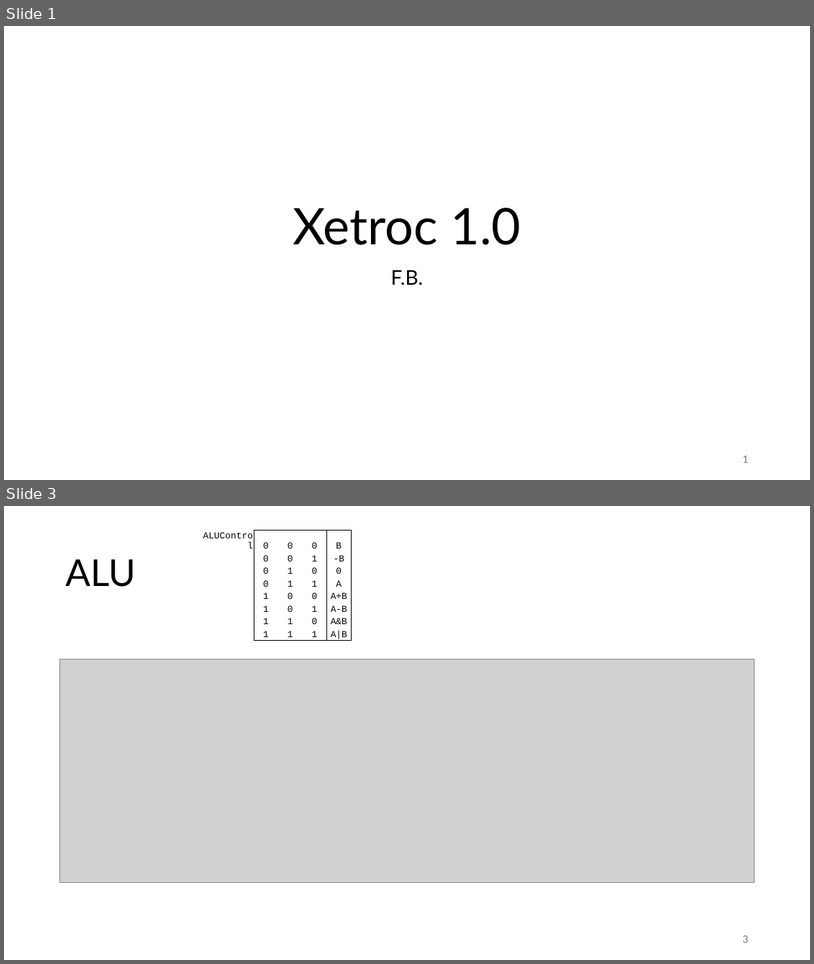
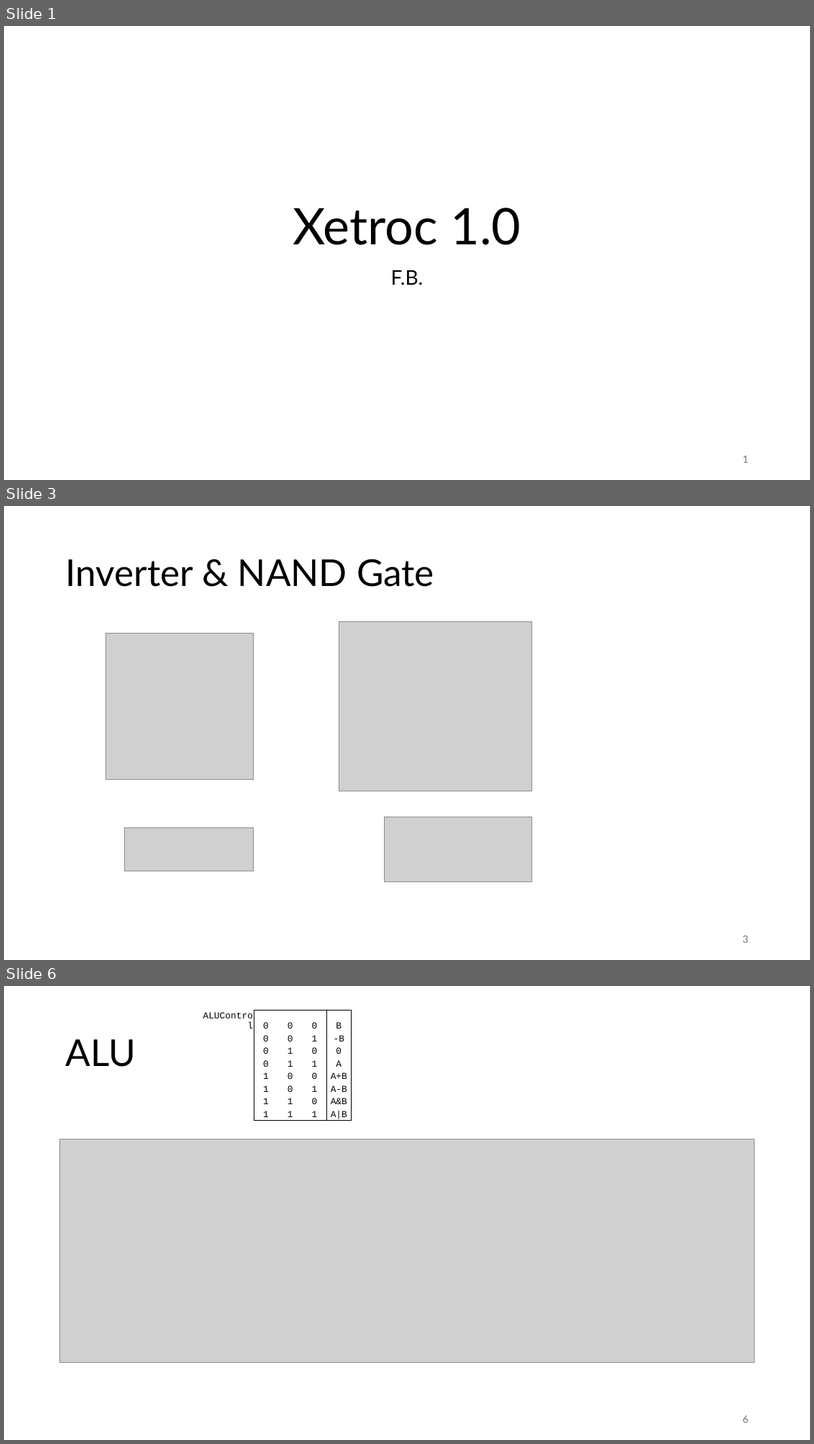
Before and after one commit to FrankBau/xetroc, a slide deck: xetroc.pptx. Shown one above the other, each under a label of ours: slides 1 and 3 before the commit, slides 1, 3 and 6 after it; the slides between them are not shown. The pictures are 814x964 and 814x1444 pixels, drawn with LibreOffice and Linux fonts; fonts in the diff are those of the drawing; grey boxes stand for pictures. Boxes give left, top, right and bottom in pixels: in the first picture for what was removed or moved away, otherwise in the second. Text is boxed around its words. In the diff, an @@ line names an element or a change of style, - is before the commit and + after.

```diff
--- a/xetroc.pptx
+++ b/xetroc.pptx
@@ slide 3 added at box(4, 506, 810, 960), background #FFFFFF @@
@@ title added at box(65, 559, 435, 587), 44 pt, text #000000 @@
+Inverter & NAND Gate
@@ picture added at box(106, 633, 253, 780) @@
@@ picture added at box(339, 621, 532, 791) @@
@@ picture added at box(124, 828, 253, 871) @@
@@ picture added at box(384, 817, 532, 881) @@
@@ page number added at box(743, 935, 748, 942), 12 pt, text #797979 @@
+3
@@ what was slide 3 is now slide 6 @@
@@ page number at box(743, 1415, 748, 1422): text changed @@
-3
+6
```
Also in this commit, not shown: 13 slides changed, 2 other slides added, 4 other files.
